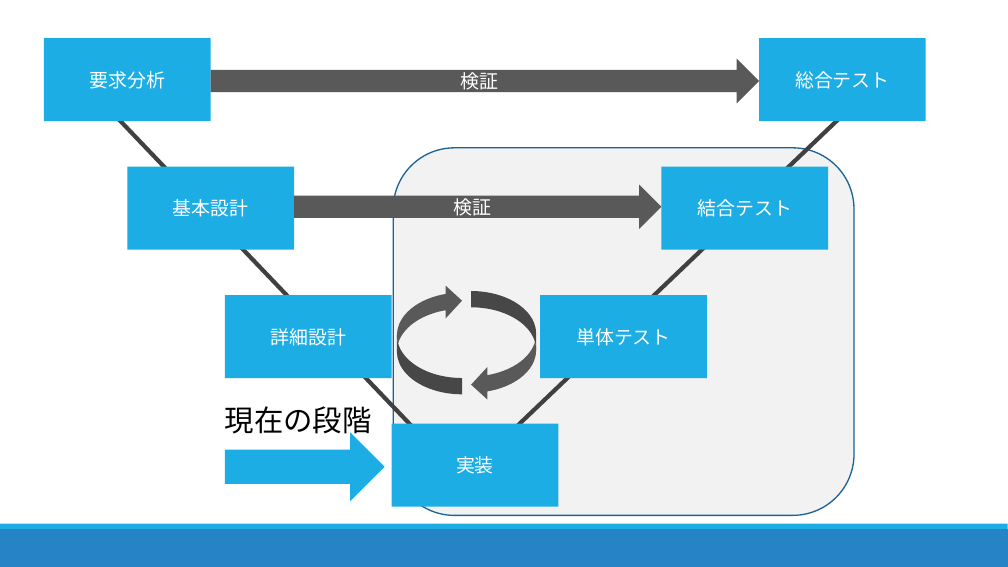
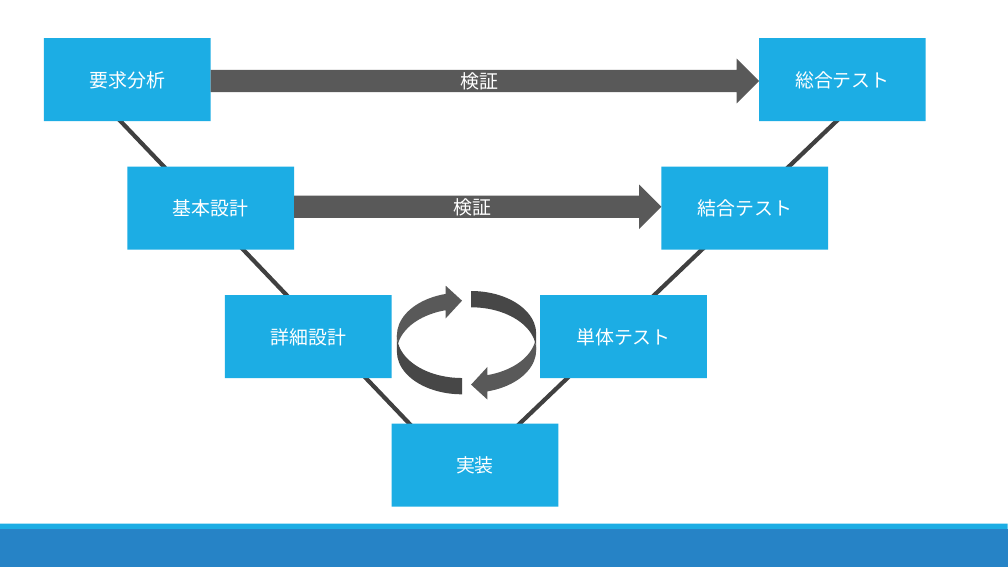
Before and after one commit to DJ956/YoloBarcodeReader, a slide deck: slide 8 of プレゼン/中間報告_danbara.pptx (slide 3 before the commit). Drawn at 1008x567 pixels with LibreOffice and Linux fonts; fonts in the diff are those of the drawing. Boxes give left, top, right and bottom in pixels: in the first picture for what was removed or moved away, otherwise in the second. Text is boxed around its words. In the diff, an @@ line names an element or a change of style, - is before the commit and + after.

```diff
--- a/プレゼン/中間報告_danbara.pptx
+++ b/プレゼン/中間報告_danbara.pptx
@@ rounded rectangle removed at (393,148,854,516) @@
@@ text removed at (225,406,372,439) @@
-現在の段階
@@ right arrow removed at (225,433,385,501) @@
```
Also in this commit, not shown: 2 other slides changed, 7 slides added, 3 slides removed, 1 other file.
